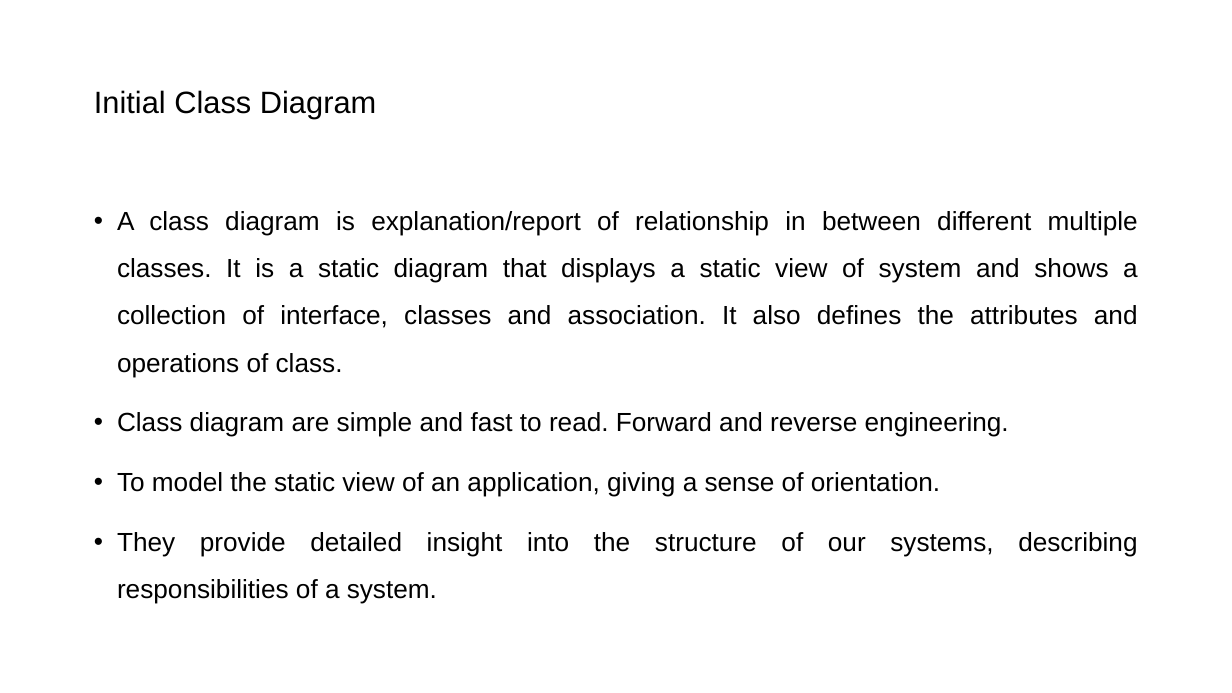
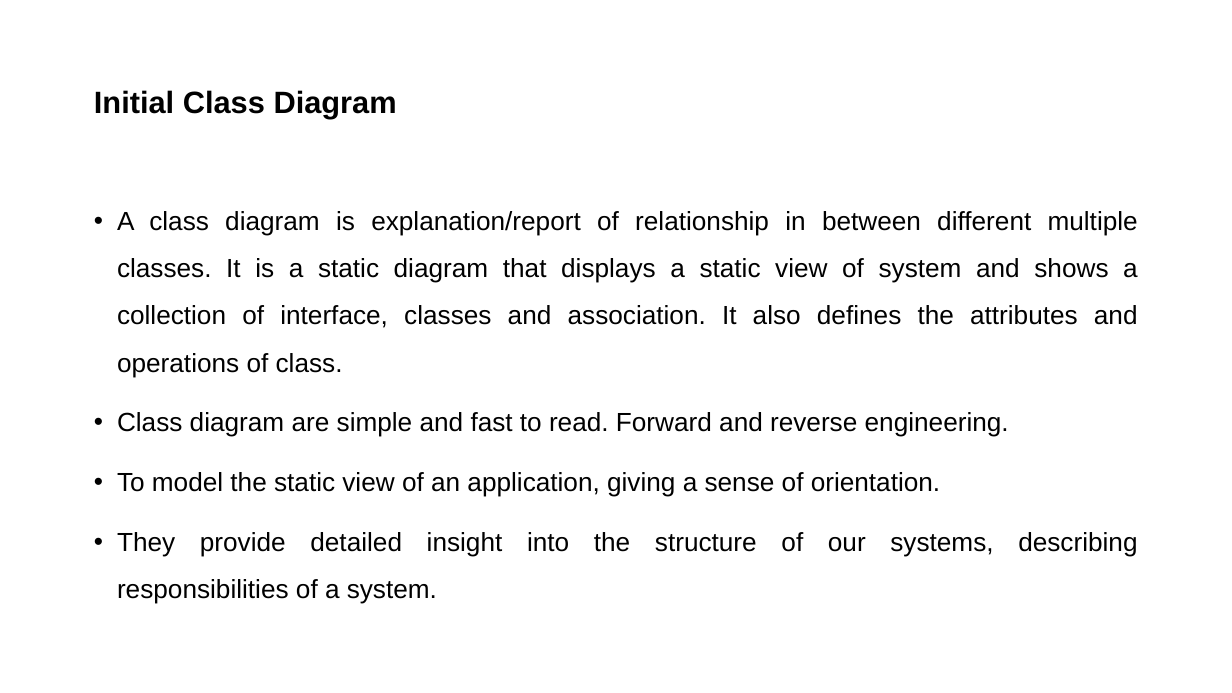
Before and after one commit to tenzing0070/Tour-Management-System, a slide deck: slide 17 of TMS presentation slide.pptx. Drawn at 1232x693 pixels with LibreOffice and Linux fonts; fonts in the diff are those of the drawing. Boxes give left, top, right and bottom in pixels: in the first picture for what was removed or moved away, otherwise in the second. Text is boxed around its words. In the diff, an @@ line names an element or a change of style, - is before the commit and + after.

```diff
--- a/TMS presentation slide.pptx
+++ b/TMS presentation slide.pptx
@@ title "Initial Class Diagram" at box(94, 90, 397, 119): bold on @@
```
Also in this commit, not shown: 11 other slides changed, 3 slides added.
